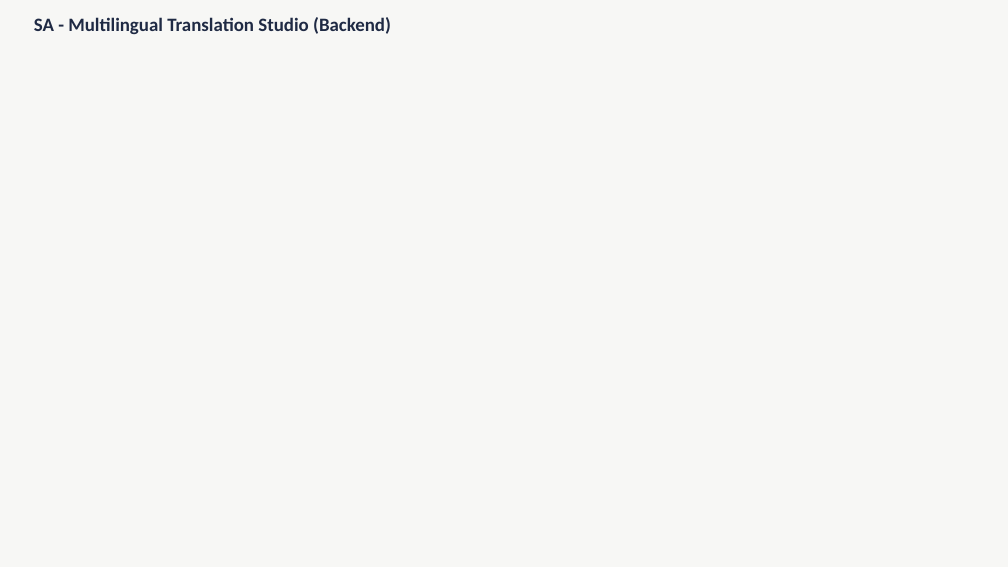
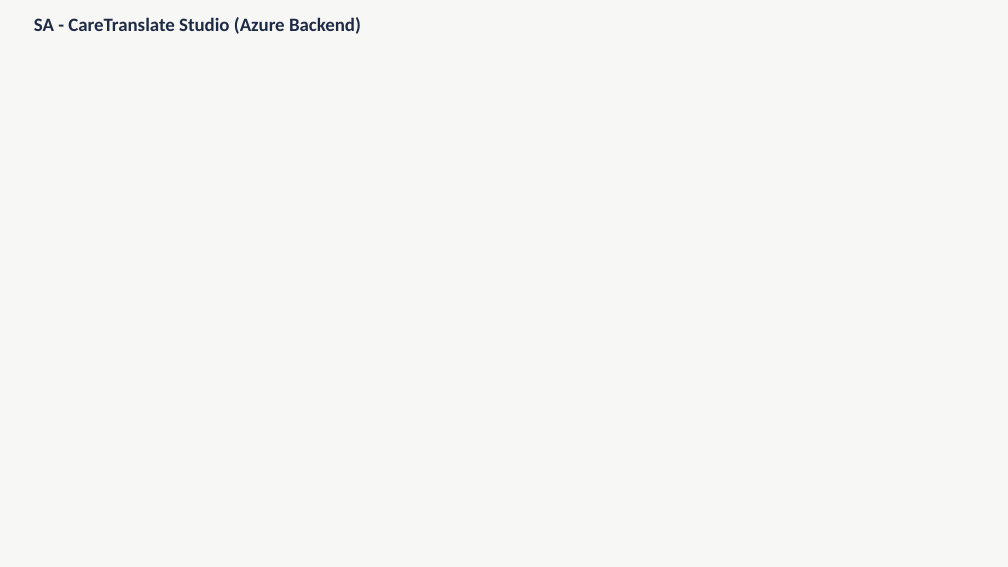
Before and after one commit to Vishwas2311/document-extractor-translator-, a slide deck: slide 1 of docs/diagrams/Multilingual-Translation-Studio-Backend-Architecture.pptx. Drawn at 1008x567 pixels with LibreOffice and Linux fonts; fonts in the diff are those of the drawing; background and template pictures are left out. Boxes give left, top, right and bottom in pixels: in the first picture for what was removed or moved away, otherwise in the second. Text is boxed around its words. In the diff, an @@ line names an element or a change of style, - is before the commit and + after.

```diff
--- a/docs/diagrams/Multilingual-Translation-Studio-Backend-Architecture.pptx
+++ b/docs/diagrams/Multilingual-Translation-Studio-Backend-Architecture.pptx
@@ text at <box>34,17,361,34</box>: text changed @@
-SA - Multilingual Translation Studio (Backend)
+SA - CareTranslate Studio (Azure Backend)
```
Also in this commit, not shown: 2 other slides changed, 10 other files.
